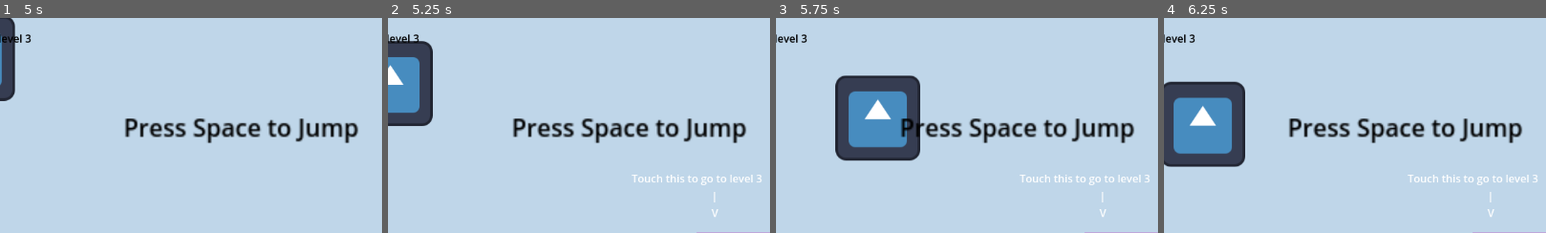
Above: before the commit, frames 1-4 (left to right).
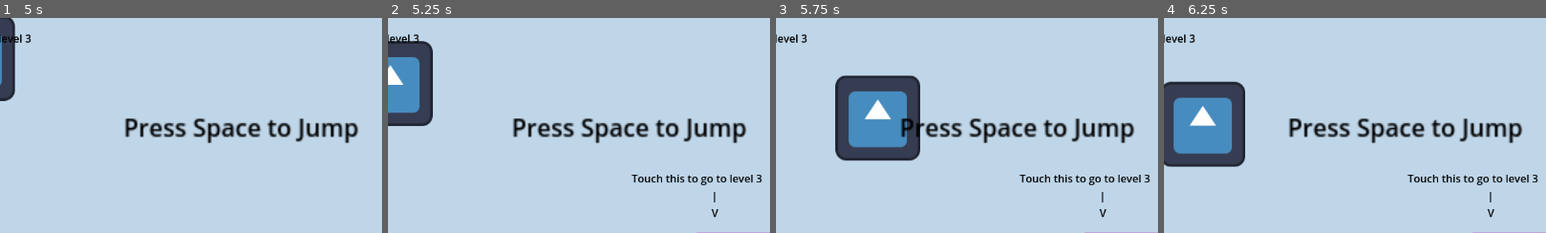
Above: after the commit, the same moments.

Repository: paolonit/SceneTransitionDemo
Game: Godot game, scene res://level_1.tscn
The game is run twice, just before and just after one commit, with the same random seed, the same clock (stepped at 60 frames per second) and the same inputs. The engine's default icon, where the game draws it, is replaced by a stand-in: a white triangle on a blue panel in a dark square.
Inputs:
- Up to frame 1 (5 s): tap Enter (ui_accept) at 0.5, 0.77, 1.52, 3.02, 3.77, 4.52 s; hold Right (ui_right) 0.53-2.03 s; tap Space every 0.75 s from 2 to 4.25 s; hold Left (ui_left) 2.03-2.78 s; hold Right (ui_right) 2.78-4.28 s; hold Left (ui_left) from 4.28 s (still down)
- Up to frame 2 (5.25 s): tap Space at 5 s; release Left (ui_left) at 5.03 s; hold Right (ui_right) from 5.03 s (still down)
- Up to frame 3 (5.75 s): keep holding Right (ui_right)
- Up to frame 4 (6.25 s): release Right (ui_right) at 5.78 s; hold Left (ui_left) from 5.78 s (still down); tap Enter (ui_accept) at 6.02 s
The pictures show only the part of the screen within x 42-92%, y 0-50%; the shares and areas given below are measured in that part.

Frame 1 is identical in both runs. In frame 2, 0.7% of the frame differs, in the area x 63-98%, y 72-93%; in frame 3, 0.7%; in frame 4, 0.7%.

Commit message:
Fixed missing font theme on label

Diff:
--- a/portal.tscn
+++ b/portal.tscn
@@ -1,6 +1,7 @@
-[gd_scene load_steps=5 format=3 uid="uid://cf7vr8sd5eqb0"]
+[gd_scene load_steps=6 format=3 uid="uid://cf7vr8sd5eqb0"]
 
 [ext_resource type="Script" path="res://portal.gd" id="1_46cui"]
+[ext_resource type="Theme" uid="uid://b0tiw2ghhli3x" path="res://black_font.tres" id="2_8k3yt"]
 
 [sub_resource type="RectangleShape2D" id="RectangleShape2D_u2gf1"]
 size = Vector2(122, 129)
@@ -31,6 +32,7 @@
 offset_top = -157.0
 offset_right = 44.0
 offset_bottom = -82.0
+theme = ExtResource("2_8k3yt")
 text = "Touch this to go to level 3
                              |
                              V"
